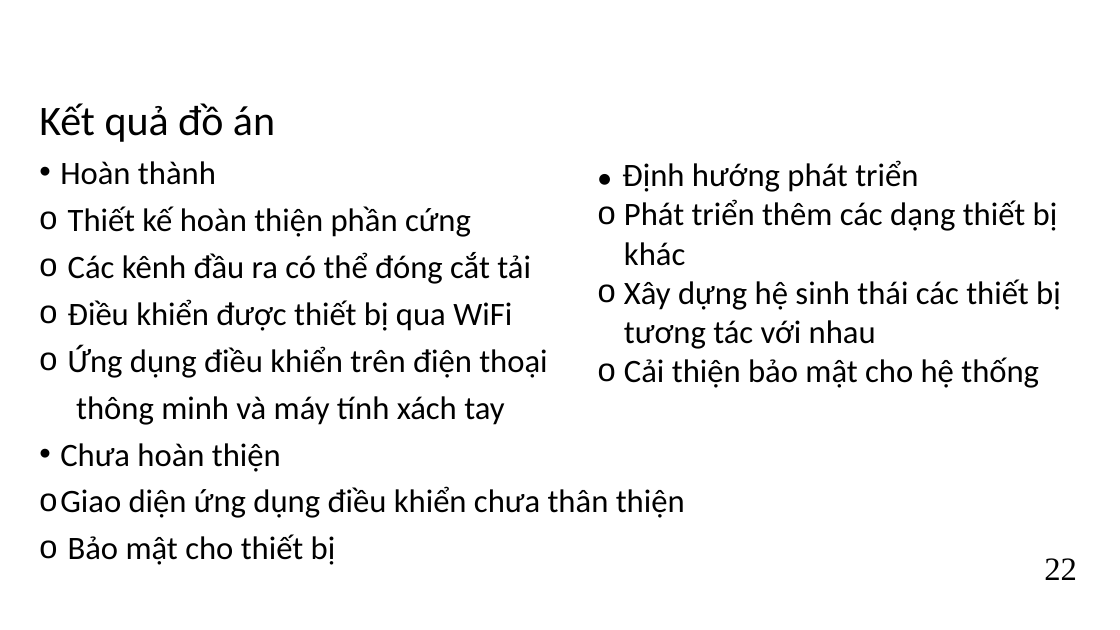
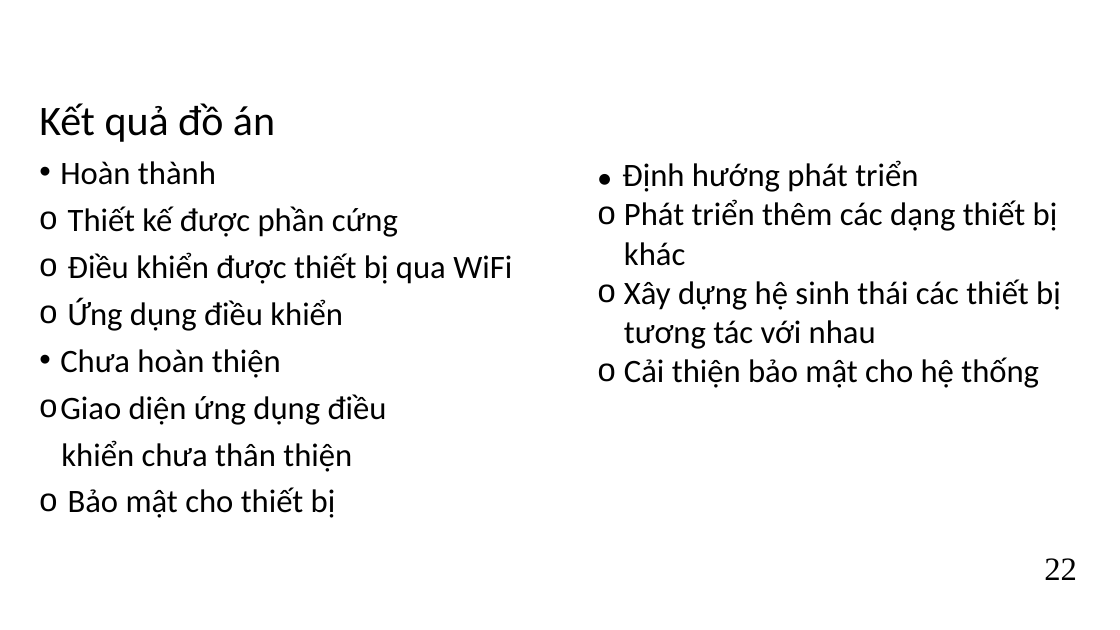
Before and after one commit to kurooroo/DATN, a slide deck: slide 25 of documents/Slide Đồ án tốt nghiệp_Nguyễn Tuấn Anh_REV3.pptx. Drawn at 1120x630 pixels with LibreOffice and Linux fonts; fonts in the diff are those of the drawing; background and template pictures are left out. Boxes give left, top, right and bottom in pixels: in the first picture for what was removed or moved away, otherwise in the second. Text is boxed around its words. In the diff, an @@ line names an element or a change of style, - is before the commit and + after.

```diff
--- a/documents/Slide Đồ án tốt nghiệp_Nguyễn Tuấn Anh_REV3.pptx
+++ b/documents/Slide Đồ án tốt nghiệp_Nguyễn Tuấn Anh_REV3.pptx
@@ text at bbox=[68, 206, 398, 237]: text changed @@
-o Thiết kế hoàn thiện phần cứng
-o Các kênh đầu ra có thể đóng cắt tải
+o Thiết kế được phần cứng
@@ text at bbox=[68, 298, 343, 331]: text changed @@
-o Ứng dụng điều khiển trên điện thoại
-thông minh và máy tính xách tay
+o Ứng dụng điều khiển
@@ text at bbox=[60, 394, 387, 472]: text changed @@
-o Giao diện ứng dụng điều khiển chưa thân thiện
+o Giao diện ứng dụng điều
+khiển chưa thân thiện
```
Also in this commit, not shown: 2 other slides changed, 4 other files.
